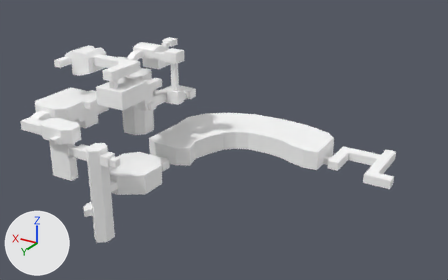
The glTF model Models/level-7.glb: old version first, new version second.
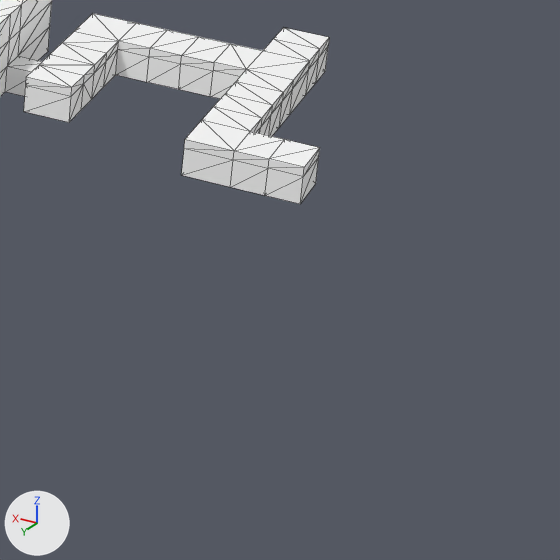
Each version is shown whole from a camera (50 mm lens) standing at (-179.4, 242.6, 85.8) and looking at (-49.7, 26.5, -22.3), then close up on the part from 72% to 100% of the width and 51% to 96% of the height. Arrows for +X, +Y and +Z are at lower left; the lights stay in place. The first two pictures are the older version. The close-ups show mesh edges as thin lines. Vertices at exactly the same position are counted once.

Names of what the first close-up shows: 'level-7'.
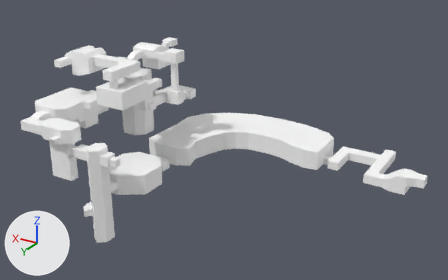
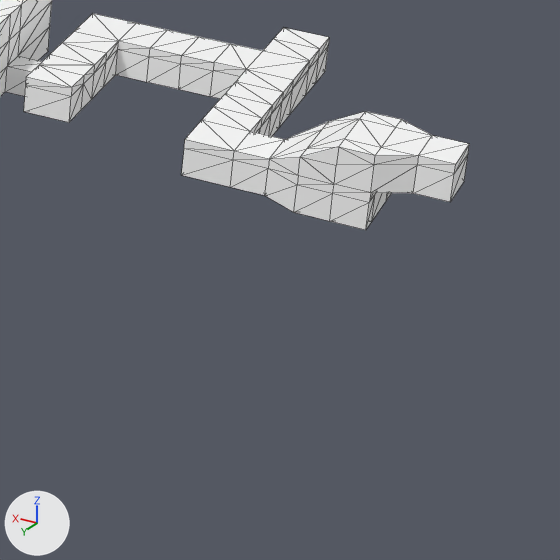
Commit message: working on level 7

Diff of the bpy script that builds the scene:
```diff
--- a/Models/level-7.glb.py
+++ b/Models/level-7.glb.py
@@ me_level_7 @@
 # used by ob_level_7; location = (0.0, 0.0, 0.0)
-me_level_7.from_pydata(...)  # 1635 vertices, 3238 faces; spans x -117.8..28.5, y -31.0..82.0, z -57.0..12.0
+me_level_7.from_pydata(...)  # 1685 vertices, 3338 faces; spans x -131.8..28.5, y -31.0..82.0, z -57.0..12.0
+# me_level_7 part 1
+# 3 vertices are removed from x -117.8, y -4.5..0.5, z -37.0..-36.0
+# 13 faces are deleted
+# 1 vertex moves from x -117.8, y -4.5, z -36.0 to x -117.8, y -4.5, z -34.0
+# 22 vertices are added at x -131.8..-117.8, y -6.5..2.5, z -40.0..-32.0
+# 5 new vertices lie (-3.4, 0.0, 0.0) away from vertices in x -117.8, y -4.5..2.5, z -40.0..-36.0
+# 5 new vertices lie (-3.6, 0.0, 0.0) away from vertices in x -121.2, y -4.5..2.5, z -40.0..-36.0
+# 6 new vertices lie (0.0, -2.0, 0.0) away from vertices in x -124.8..-117.8, y -4.5..2.5, z -40.0..-36.0
+# 5 new vertices lie (0.0, 0.0, 3.0) away from vertices in x -124.8..-117.8, y -6.5..2.5, z -40.0..-36.0
+# 5 new vertices lie (0.0, 0.0, 1.0) away from vertices in x -124.8..-117.8, y -6.5..2.5, z -37.0..-33.0
+# 5 new vertices lie (0.0, 0.0, 1.0) away from vertices in x -131.8..-124.8, y -6.5..0.5, z -33.0
+# 113 new faces join them
 me_level_7.materials.append(mat_defaultmaterial)
```

Pixel boxes [x1, y1, x2, y2] of what changed, in the close-ups (560 x 560 px):
'level-7', reshaped
    before: [0, 0, 329, 204]
    after: [0, 0, 469, 230]
part 1 of me_level_7, built on
    before: [265, 140, 320, 204]
    after: [265, 111, 469, 230]
